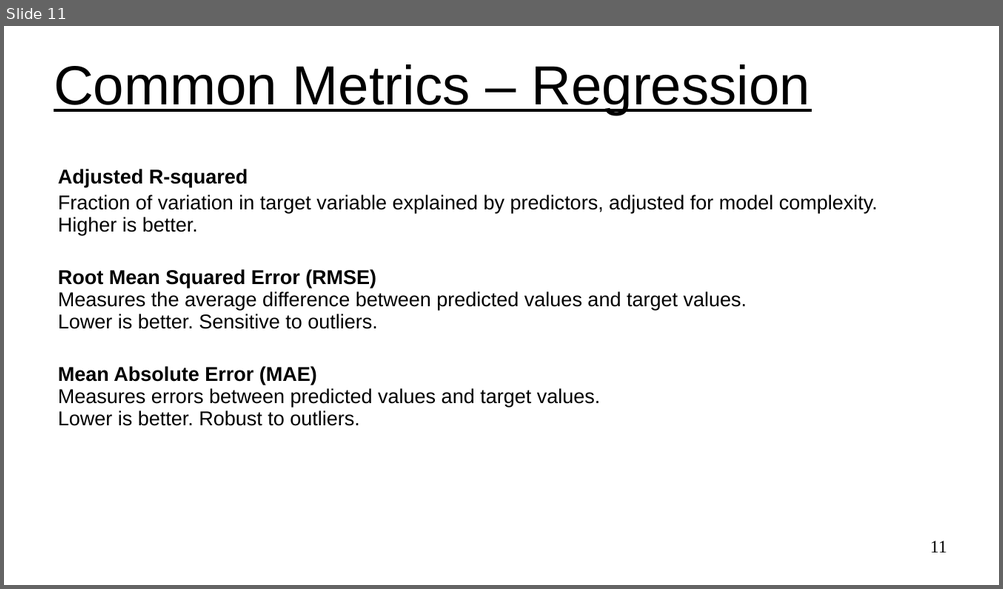
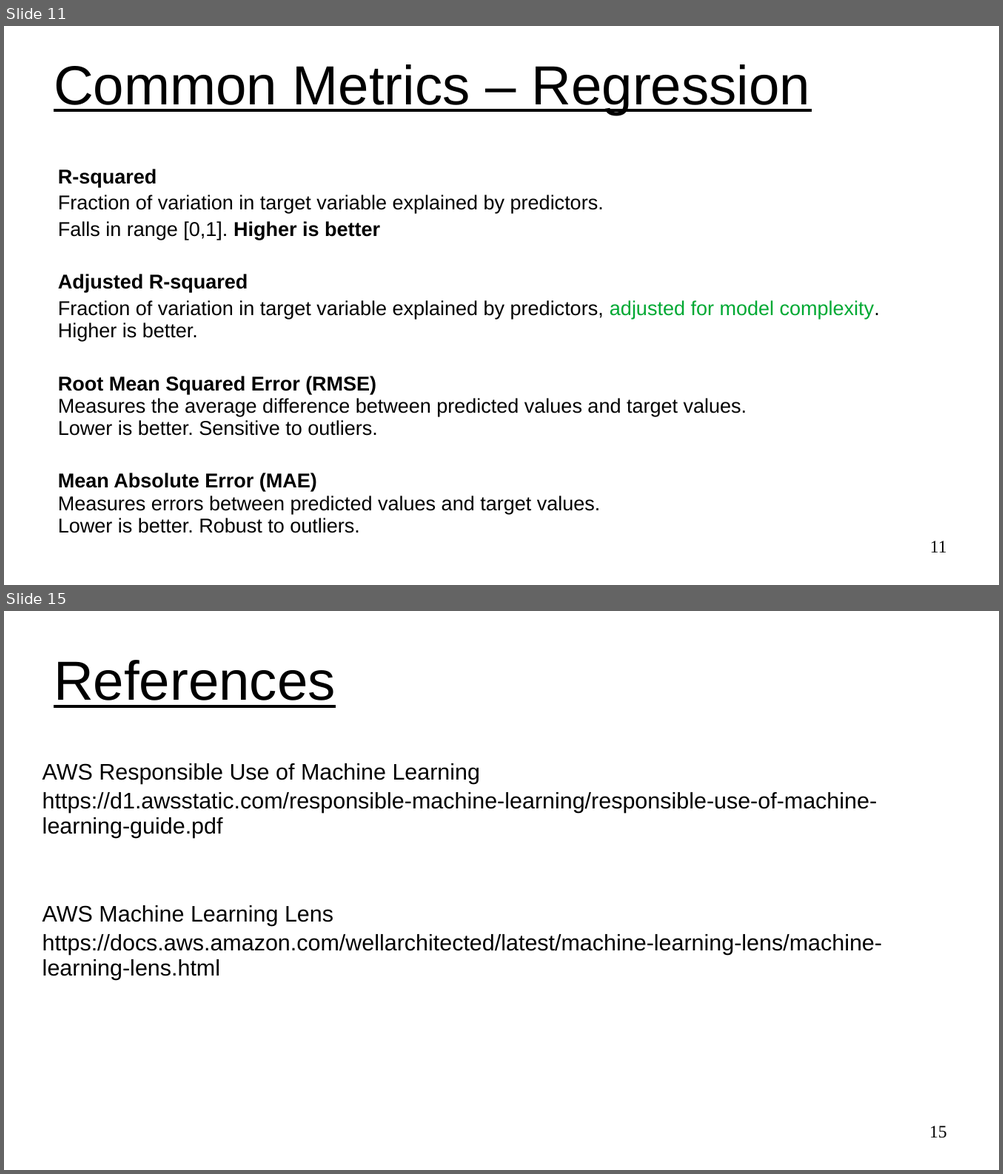
Before and after one commit to UVADS/ds6011, a slide deck: 03_ml_problem_framing.ppt. Shown one above the other, each under a label of ours: slide 11 before the commit, slides 11 and 15 after it; the slides between them are not shown. The pictures are 1003x589 and 1003x1174 pixels, drawn with LibreOffice and Linux fonts; fonts in the diff are those of the drawing. Boxes give left, top, right and bottom in pixels: in the first picture for what was removed or moved away, otherwise in the second. Text is boxed around its words. In the diff, an @@ line names an element or a change of style, - is before the commit and + after.

```diff
--- a/03_ml_problem_framing.ppt
+++ b/03_ml_problem_framing.ppt
@@ slide 15 added at box(4, 611, 999, 1170), background #FFFFFF @@
@@ title added at box(54, 660, 336, 708), 44 pt, text #000000, underline @@
+References
@@ text added at box(42, 763, 882, 980), 18 pt, text #000000 @@
+AWS Responsible Use of Machine Learning
+https://d1.awsstatic.com/responsible-machine-learning/responsible-use-of-machine-learning-guide.pdf
+AWS Machine Learning Lens
+https://docs.aws.amazon.com/wellarchitected/latest/machine-learning-lens/machine-learning-lens.html
@@ page number added at box(929, 1126, 947, 1139), 14 pt, text #000000 @@
+15
@@ slide 11 changed as well @@
@@ text at box(58, 169, 603, 240): paragraphs added @@
+R-squared
+Fraction of variation in target variable explained by predictors.
+Falls in range [0,1]. Higher is better
@@ text at box(58, 274, 879, 534): text colour #000000 to #00A933 in "adjusted for model complexity." @@
```
Also in this commit, not shown: 6 other slides changed, 3 other slides added, 1 slide removed, 1 other file.
